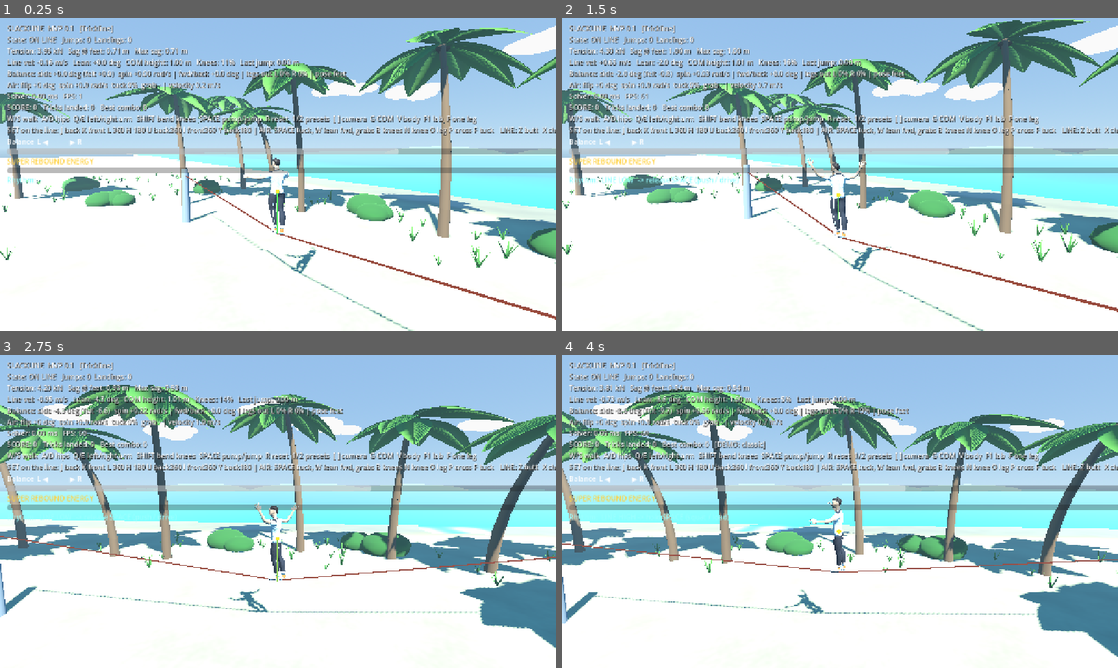
Above: before the commit, frames 1-4 (two rows, left to right).
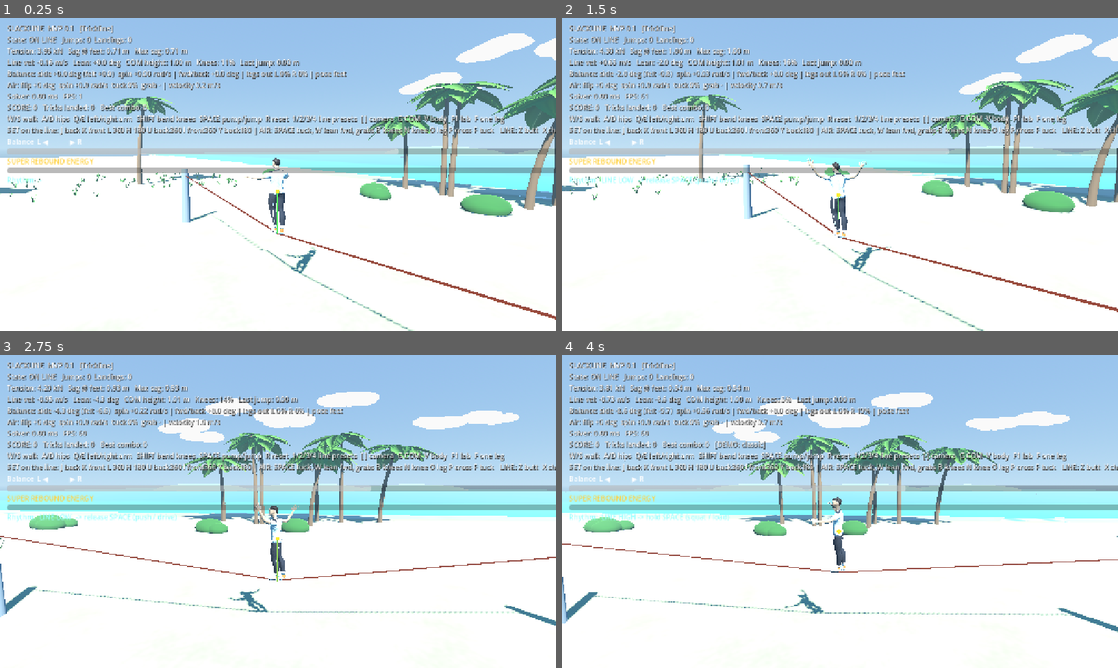
Above: after the commit, the same moments.

Repository: michaelemur/slackline
Game: Godot game, scene res://scenes/main.tscn
The game is run twice, just before and just after one commit, with the same random seed, the same clock (stepped at 60 frames per second) and the same inputs.
Inputs (mouse positions are in pixels of both pictures, inside the frame that each line leads up to):
- Up to frame 1 (0.25 s): no input
- Up to frame 2 (1.5 s): tap Enter at 0.5 s; move the mouse to (962, 158) at 0.52 s; hold E (arm_right) 0.53-1.25 s; hold Shift (knees) 0.53-1.25 s; click (962, 158) at 0.67 s; drag from (728, 190) to (812, 237) at 1.27 s
- Up to frame 3 (2.75 s): move the mouse to (333, 442) at 2.02 s; hold E (arm_right) from 2.03 s (still down); hold [ (cam_orbit_left) from 2.03 s (still down); tap Shift (knees) at 2.3 s
- Up to frame 4 (4 s): release E (arm_right) at 2.75 s; release [ (cam_orbit_left) at 2.75 s; drag from (812, 574) to (673, 464) at 2.77 s; move the mouse to (1006, 558) at 3.52 s; hold Q (arm_left) from 3.53 s (still down); hold T (demo_toggle) from 3.53 s (still down); tap Shift (knees) at 3.8 s

The runs differ from the first frame. In frame 1, 21% of the frame differs, in the area x 0-100%, y 2-80%; in frame 2, 21%; in frame 3, 28%, in the area x 0-100%, y 9-94%; in frame 4, 27%.

Commit message:
Add trickline length presets and beach clearance

Diff:
--- /dev/null
+++ b/resources/presets/trickline_30m.tres
@@ -0,0 +1,18 @@
+[gd_resource type="Resource" script_class="SlacklineParams" format=3]
+
+[ext_resource type="Script" path="res://scripts/slackline/slackline_params.gd" id="1_params"]
+
+[resource]
+script = ExtResource("1_params")
+preset_name = "Trickline 30m"
+length = 30.0
+anchor_height = 2.2
+segments = 72
+pretension = 3600.0
+stiffness_ea = 75000.0
+mass_per_meter = 0.09
+width = 0.05
+damping_mass = 0.12
+damping_stiffness = 0.017
+substeps = 4
+color = Color(0.95, 0.32, 0.08, 1)
--- /dev/null
+++ b/resources/presets/trickline_40m.tres
@@ -0,0 +1,18 @@
+[gd_resource type="Resource" script_class="SlacklineParams" format=3]
+
+[ext_resource type="Script" path="res://scripts/slackline/slackline_params.gd" id="1_params"]
+
+[resource]
+script = ExtResource("1_params")
+preset_name = "Trickline 40m"
+length = 40.0
+anchor_height = 2.2
+segments = 96
+pretension = 3600.0
+stiffness_ea = 75000.0
+mass_per_meter = 0.09
+width = 0.05
+damping_mass = 0.12
+damping_stiffness = 0.017
+substeps = 4
+color = Color(0.95, 0.32, 0.08, 1)
--- a/scripts/core/input_setup.gd
+++ b/scripts/core/input_setup.gd
@@ -20,6 +20,8 @@
 	"toggle_lab": [KEY_F1, KEY_TAB],
 	"preset_trickline": [KEY_1],
 	"preset_standard": [KEY_2],
+	"preset_trickline_30m": [KEY_3],
+	"preset_trickline_40m": [KEY_4],
 	"cam_orbit_left": [KEY_BRACKETLEFT, KEY_9],
 	"cam_orbit_right": [KEY_BRACKETRIGHT, KEY_0],
 	"arm_left": [KEY_Q],
--- a/scripts/main.gd
+++ b/scripts/main.gd
@@ -30,6 +30,7 @@
 	camera_rig.snap()
 	lab.bind(line, athlete)
 	_add_touch_controls()
+	line.rebuilt.connect(_on_line_rebuilt)
 	demo.name = "DemoPilot"
 	demo.athlete = athlete
 	add_child(demo)
@@ -80,7 +81,11 @@
 	elif event.is_action_pressed("toggle_lab"):
 		lab.toggle()
 	elif event.is_action_pressed("preset_trickline"):
-		load_preset(LabPanel.PRESETS["Trickline"])
+		load_preset(LabPanel.PRESETS["Trickline 15m"])
+	elif event.is_action_pressed("preset_trickline_30m"):
+		load_preset(LabPanel.PRESETS["Trickline 30m"])
+	elif event.is_action_pressed("preset_trickline_40m"):
+		load_preset(LabPanel.PRESETS["Trickline 40m"])
 	elif event.is_action_pressed("preset_standard"):
 		load_preset(LabPanel.PRESETS["Standard"])
 
@@ -88,9 +93,15 @@
 func load_preset(path: String) -> void:
 	line.apply_preset(load(path) as SlacklineParams)
 	athlete.reset_to_line(line.chord_length() * 0.5)
-	camera_rig.set_forward(line.axis())
 	camera_rig.snap()
 	lab.bind(line, athlete)
+
+
+func _on_line_rebuilt() -> void:
+	if beach != null:
+		beach.call("configure_for_line_length", line.chord_length())
+	if camera_rig != null:
+		camera_rig.set_forward(line.axis())
 
 
 # preloaded (not class_name) so a freshly copied project runs before the
@@ -107,7 +118,7 @@
 func _build_environment() -> void:
 	beach = BeachScript.new()
 	beach.name = "Beach"
-	beach.set("line_length", line.chord_length())
+	beach.call("configure_for_line_length", line.chord_length())
 	studio = _build_studio()
 	add_child(beach)
 	# Floor collider for falls (shared by both looks). No mattress.
--- a/scripts/ui/lab_panel.gd
+++ b/scripts/ui/lab_panel.gd
@@ -7,7 +7,9 @@
 signal reset_requested
 
 const PRESETS := {
-	"Trickline": "res://resources/presets/trickline.tres",
+	"Trickline 15m": "res://resources/presets/trickline.tres",
+	"Trickline 30m": "res://resources/presets/trickline_30m.tres",
+	"Trickline 40m": "res://resources/presets/trickline_40m.tres",
 	"Standard": "res://resources/presets/standard.tres",
 }
 
@@ -23,6 +25,7 @@
 var _energy_bar: ProgressBar
 var _panel: PanelContainer
 var _sliders: VBoxContainer
+var _line_length_options: OptionButton
 var _rebuild_pending: bool = false
 
 
@@ -36,6 +39,12 @@
 func bind(l: Slackline, a: Athlete) -> void:
 	line = l
 	athlete = a
+	if _line_length_options != null:
+		var preset_lengths := [15.0, 30.0, 40.0]
+		for i in preset_lengths.size():
+			if is_equal_approx(line.params.length, preset_lengths[i]):
+				_line_length_options.select(i)
+				break
 	_populate_sliders()
 
 
@@ -56,7 +65,7 @@
 		+ "Air: flip %+.0f deg  spin %+.1f rad/s  tuck %d%%  grab %s | velocity %.1f m/s\n" % [rad_to_deg(athlete.tricks.pitc …(216 unchanged characters)…
 		+ "Solver: %.2f ms   FPS: %d\n" % [line.last_step_ms, Engine.get_frames_per_second()]
 		+ "SCORE: %d   Tricks landed: %d   Best combo: %d%s\n" % [athlete.tricks.score, athlete.tricks.tricks_landed, athlete.tricks.best_combo, (("   [DEMO: %s]" % (demo_mode_fn.call() if demo_mode_fn.is_valid() else "")) if demo_enabled_fn.is_valid() and demo_enabled_fn.call() else "")]
-		+ "W/S walk  A/D hips  Q/E left/right arm  SHIFT bend knees  SPACE pump/jump  R reset  1/2 presets  [ ] camera  G COM  V body  F1 lab  F one leg\n"
+		+ "W/S walk  A/D hips  Q/E left/right arm  SHIFT bend knees  SPACE pump/jump  R reset  1/2/3/4 line presets  [ ] camera  G COM  V body  F1 lab  F one leg\n"
 		+ "SET on the line: J back K front L 360 H 180 U back360 I front360 Y back180 | AIR: SPACE tuck, W lean fwd, grabs B knees N knee O leg P cross F tuck   LINE: Z butt  X chest  C back bounce   T demo  M slow-mo  F3 REBOUND LAB  F4 MOCAP%s" % ("  [SLOW-MO]" if Engine.time_scale < 0.9 else ""))
 	var tr := athlete.tricks
 	if tr.message_time > 0.0:
@@ -163,15 +172,22 @@
 	root.add_child(title)
 	var row := HBoxContainer.new()
 	root.add_child(row)
-	for preset_name in PRESETS:
-		var b := Button.new()
-		b.text = preset_name
-		b.pressed.connect(func(): preset_requested.emit(PRESETS[preset_name]))
-		row.add_child(b)
+	_line_length_options = OptionButton.new()
+	_line_length_options.size_flags_horizontal = Control.SIZE_EXPAND_FILL
+	for preset_name in ["Trickline 15m", "Trickline 30m", "Trickline 40m"]:
+		_line_length_options.add_item(preset_name)
+		_line_length_options.set_item_metadata(_line_length_options.item_count - 1, PRESETS[preset_name])
+	_line_length_options.item_selected.connect(func(index: int):
+		preset_requested.emit(str(_line_length_options.get_item_metadata(index))))
+	row.add_child(_line_length_options)
+	var standard_button := Button.new()
+	standard_button.text = "Standard 18m"
+	standard_button.pressed.connect(func(): preset_requested.emit(PRESETS["Standard"]))
+	row.add_child(standard_button)
 	var rb := Button.new()
 	rb.text = "Reset athlete"
 	rb.pressed.connect(func(): reset_requested.emit())
-	row.add_child(rb)
+	root.add_child(rb)
 	_sliders = VBoxContainer.new()
 	root.add_child(_sliders)
 
--- a/scripts/world/beach_environment.gd
+++ b/scripts/world/beach_environment.gd
@@ -10,11 +10,17 @@
 ## toward +Z, so the ocean is placed at +Z behind the line.
 
 @export var line_length: float = 15.0
-@export var shore_z: float = 16.0          # where sand meets water
+@export var shore_z: float = 24.0          # where sand meets water
 @export var seed_value: int = 7
 
 var _clouds: Array[Node3D] = []
 var _rng := RandomNumberGenerator.new()
+var _layout_built: bool = false
+
+const MIN_LINE_CLEARANCE := 10.0
+const PALM_FOOTPRINT_RADIUS := 5.5
+const BUSH_FOOTPRINT_RADIUS := 2.5
+const GRASS_FOOTPRINT_RADIUS := 0.5
 
 const OCEAN_SHADER := """
 shader_type spatial;
@@ -82,6 +88,23 @@
 
 
 func _ready() -> void:
+	_rebuild_layout()
+
+
+func configure_for_line_length(length: float) -> void:
+	var next_length := maxf(length, 4.0)
+	var changed := not is_equal_approx(line_length, next_length)
+	line_length = next_length
+	shore_z = shore_for_line_length(next_length)
+	if _layout_built and changed:
+		_rebuild_layout()
+
+
+func _rebuild_layout() -> void:
+	for child in get_children():
+		remove_child(child)
+		child.queue_free()
+	_clouds.clear()
 	_rng.seed = seed_value
 	_build_sky()
 	_build_sand()
@@ -90,12 +113,67 @@
 	_build_palms()
 	_build_plants()
 	_build_clouds()
+	_layout_built = true
+
+
+static func shore_for_line_length(length: float) -> float:
+	# Keep the beach comfortably behind the clearance band. It grows slightly
+	# with the selected span so the background remains visually spacious.
+	return 24.0 + maxf(0.0, length - 15.0) * 0.05
+
+
+static func clearance_to_line(point: Vector3, length: float) -> float:
+	var closest_x := clampf(point.x, 0.0, maxf(length, 0.0))
+	return Vector2(point.x - closest_x, point.z).length()
+
+
+static func is_clear_of_line(point: Vector3, length: float, obstacle_radius: float = 0.0) -> bool:
+	return clearance_to_line(point, length) >= MIN_LINE_CLEARANCE + maxf(obstacle_radius, 0.0)
+
+
+static func palm_spots_for_length(length: float, seed: int = 7) -> Array[Vector3]:
+	var rng := RandomNumberGenerator.new()
+	rng.seed = seed
+	var spots: Array[Vector3] = []
+	for i in range(7):
+		var x := lerpf(0.0, length, float(i) / 6.0) + rng.randf_range(-1.2, 1.2)
+		spots.append(Vector3(x, 0.0, rng.randf_range(16.0, 21.0)))
+	spots.append(Vector3(-16.0, 0.0, 0.0))
+	spots.append(Vector3(length + 16.0, 0.0, 0.0))
+	spots.append(Vector3(-16.0, 0.0, -16.0))
+	spots.append(Vector3(length + 16.0, 0.0, -16.0))
+	return spots
+
+
+static func plant_spots_for_length(length: float) -> Array[Vector3]:
+	return [
+		Vector3(-14.0, 0.0, -14.0), Vector3(-13.0, 0.0, 14.0),
+		Vector3(length + 14.0, 0.0, -14.0), Vector3(length + 13.0, 0.0, 14.0),
+		Vector3(length * 0.25, 0.0, -14.0), Vector3(length * 0.5, 0.0, 14.0),
+		Vector3(length * 0.75, 0.0, -14.0), Vector3(length * 0.9, 0.0, 14.0),
+	]
+
+
+static func grass_spots_for_length(length: float, seed: int = 7, count: int = 260) -> Array[Vector3]:
+	var rng := RandomNumberGenerator.new()
+	rng.seed = seed
+	var spots: Array[Vector3] = []
+	for i in range(maxi(count, 0)):
+		var p := Vector3.ZERO
+		for attempt in range(16):
+			p = Vector3(rng.randf_range(-25.0, length + 25.0), 0.0, rng.randf_range(-22.0, 9.0))
+			if is_clear_of_line(p, length, GRASS_FOOTPRINT_RADIUS):
+				break
+		if not is_clear_of_line(p, length, GRASS_FOOTPRINT_RADIUS):
+			p.z = 10.75 if rng.randf() < 0.5 else -10.75
+		spots.append(p)
+	return spots
 
 
 func _process(delta: float) -> void:
 	for c in _clouds:
 		c.position.x += delta * c.get_meta("speed")
-		if c.position.x > 180.0:
+		if c.position.x > line_length + 140.0:
 			c.position.x = -160.0
 
 
@@ -226,14 +304,9 @@
 	nut_mat.albedo_color = Color(0.30, 0.22, 0.10)
 	# Where: behind the line (middle ground), at both ends, and a few in the
 	# foreground off to the sides so they never cover the athlete.
-	var spots: Array[Vector3] = []
-	for i in range(7):
-		spots.append(Vector3(-6.0 + i * 4.6 + _rng.randf_range(-1.2, 1.2), 0, _rng.randf_range(5.0, 11.0)))
-	spots.append(Vector3(-4.0, 0, -1.5))
-	spots.append(Vector3(line_length + 4.0, 0, 1.0))
-	spots.append(Vector3(-14.0, 0, -9.0))
-	spots.append(Vector3(line_length + 13.0, 0, -8.0))
-	for p in spots:
+	for p in palm_spots_for_length(line_length, seed_value):
+		if not is_clear_of_line(p, line_length, PALM_FOOTPRINT_RADIUS):
+			continue
 		_palm(p, _rng.randf_range(5.5, 8.5), trunk_mat, leaf_mat, frond, nut_mat)
 
 
@@ -331,10 +404,9 @@
 	bush.height = 2.0
 	bush.radial_segments = 10
 	bush.rings = 5
-	var spots := [Vector3(-8, 0, -4), Vector3(-10, 0, 3), Vector3(line_length + 7, 0, -3),
-		Vector3(line_length + 9, 0, 4), Vector3(3, 0, 9), Vector3(11, 0, 8),
-		Vector3(-16, 0, -6), Vector3(line_length + 16, 0, -5)]
-	for p in spots:
+	for p in plant_spots_for_length(line_length):
+		if not is_clear_of_line(p, line_length, BUSH_FOOTPRINT_RADIUS):
+			continue
 		for k in range(3):
 			var b := MeshInstance3D.new()
 			b.mesh = bush
@@ -352,12 +424,10 @@
 	var mm := MultiMesh.new()
 	mm.transform_format = MultiMesh.TRANSFORM_3D
 	mm.mesh = _tuft_mesh()
-	mm.instance_count = 260
+	var grass_spots := grass_spots_for_length(line_length, seed_value, 260)
+	mm.instance_count = grass_spots.size()
 	for i in range(mm.instance_count):
-		var p := Vector3(_rng.randf_range(-25, line_length + 25), 0, _rng.randf_range(-22, 9))
-		# keep the strip under the line and the camera's view of it clear
-		if p.z > -3.5 and p.z < 3.5 and p.x > -2.0 and p.x < line_length + 2.0:
-			p.z += 7.0 * signf(p.z + 0.01)
+		var p: Vector3 = grass_spots[i]
 		var b := Basis(Vector3.UP, _rng.randf() * TAU).scaled(Vector3.ONE * _rng.randf_range(0.6, 1.3))
 		mm.set_instance_transform(i, Transform3D(b, p))
 	var mmi := MultiMeshInstance3D.new()
@@ -394,7 +464,7 @@
 	sp.rings = 5
 	for i in range(7):
 		var c := Node3D.new()
-		c.position = Vector3(_rng.randf_range(-150, 170), _rng.randf_range(45, 70), _rng.randf_range(160, 260))
+		c.position = Vector3(_rng.randf_range(-150, line_length + 130.0), _rng.randf_range(45, 70), _rng.randf_range(160, 260))
 		c.set_meta("speed", _rng.randf_range(0.6, 1.4))
 		for k in range(4):
 			var puff := MeshInstance3D.new()
--- a/tests/run_tests.gd
+++ b/tests/run_tests.gd
@@ -15,6 +15,7 @@
 	"res://tests/test_cinematic.gd",
 	"res://tests/test_touch_controls.gd",
 	"res://tests/test_progression.gd",
+	"res://tests/test_line_config.gd",
 ]
 const SMOKE := "res://tests/test_gameplay_smoke.gd"
 
--- a/tests/test_gameplay_smoke.gd
+++ b/tests/test_gameplay_smoke.gd
@@ -259,7 +259,22 @@
 		_check(athlete.state != Athlete.State.FALLEN,
 			"failed chest push recovers to a supported state")
 		athlete.pose_push_reach = 0.35
-	if _at(77.0, "end"):
+	if _at(77.0, "line_30m"):
+		main.load_preset("res://resources/presets/trickline_30m.tres")
+		var beach := main.get_node("Beach")
+		_check(absf(line.chord_length() - 30.0) < 0.01 and absf(beach.line_length - 30.0) < 0.01,
+			"selecting 30 m rebuilds both the physical span and beach layout")
+	if _at(77.2, "line_40m"):
+		main.load_preset("res://resources/presets/trickline_40m.tres")
+		var beach := main.get_node("Beach")
+		_check(absf(line.chord_length() - 40.0) < 0.01 and absf(beach.line_length - 40.0) < 0.01,
+			"selecting 40 m rebuilds both the physical span and beach layout")
+	if _at(77.4, "line_15m"):
+		main.load_preset("res://resources/presets/trickline.tres")
+		var beach := main.get_node("Beach")
+		_check(absf(line.chord_length() - 15.0) < 0.01 and absf(beach.line_length - 15.0) < 0.01,
+			"returning to 15 m restores the matching beach layout")
+	if _at(77.6, "end"):
 		_check(line.solver.is_finite_state(), "solver state finite")
 		# 99th percentile: single spikes on a shared/loaded machine are not the solver
 		_steps_ms.sort()
--- /dev/null
+++ b/tests/test_line_config.gd
@@ -0,0 +1,59 @@
+extends TestCase
+
+const BeachScript := preload("res://scripts/world/beach_environment.gd")
+const LENGTHS := [15.0, 30.0, 40.0]
+const PRESET_PATHS := [
+	"res://resources/presets/trickline.tres",
+	"res://resources/presets/trickline_30m.tres",
+	"res://resources/presets/trickline_40m.tres",
+]
+
+
+func test_trickline_presets_cover_supported_lengths_with_consistent_segments() -> void:
+	for i in LENGTHS.size():
+		var params := load(PRESET_PATHS[i]) as SlacklineParams
+		check(params != null, "supported length preset loads")
+		if params == null:
+			continue
+		check(params.preset_name.begins_with("Trickline"), "all supported spans stay in Trickline category")
+		check(is_equal_approx(params.length, LENGTHS[i]), "preset length matches %s m" % str(LENGTHS[i]))
+		check(params.length / float(params.segments) <= 0.5,
+			"line discretization stays at or below 0.5 m per segment (%s m)" % str(LENGTHS[i]))
+
+
+func test_authored_palm_and_plant_layouts_clear_all_supported_lines() -> void:
+	for length in LENGTHS:
+		for p in BeachScript.palm_spots_for_length(length):
+			check(BeachScript.is_clear_of_line(p, length, 5.5),
+				"palm footprint clears %s m line at %s" % [str(length), str(p)])
+		for p in BeachScript.plant_spots_for_length(length):
+			check(BeachScript.is_clear_of_line(p, length, 2.5),
+				"bush footprint clears %s m line at %s" % [str(length), str(p)])
+
+
+func test_procedural_grass_stays_outside_clearance_band() -> void:
+	for length in LENGTHS:
+		for p in BeachScript.grass_spots_for_length(length, 93, 260):
+			check(BeachScript.is_clear_of_line(p, length, 0.5),
+				"grass footprint clears %s m line at %s" % [str(length), str(p)])
+
+
+func test_clearance_math_measures_from_the_segment_and_endpoints() -> void:
+	near(BeachScript.clearance_to_line(Vector3(15.0, 0.0, 0.0), 30.0), 0.0, 0.001,
+		"point on the span has no clearance")
+	near(BeachScript.clearance_to_line(Vector3(-6.0, 0.0, 8.0), 30.0), 10.0, 0.001,
+		"endpoint clearance uses planar distance")
+	near(BeachScript.clearance_to_line(Vector3(36.0, 0.0, 8.0), 30.0), 10.0, 0.001,
+		"far endpoint clearance uses planar distance")
+	check(not BeachScript.is_clear_of_line(Vector3(15.0, 0.0, 9.9), 30.0),
+		"inside the ten metre band is rejected")
+	check(BeachScript.is_clear_of_line(Vector3(15.0, 0.0, 10.1), 30.0),
+		"outside the ten metre band is accepted")
+
+
+func test_environment_configuration_tracks_selected_span() -> void:
+	var beach: BeachEnvironment = BeachScript.new()
+	beach.configure_for_line_length(40.0)
+	check(is_equal_approx(beach.line_length, 40.0), "environment records 40 m span")
+	check(beach.shore_z > 24.0, "shoreline adapts slightly to the longer span")
+	beach.free()
Not shown, added: tests/test_line_config.gd.uid
Not shown, changed: docs/AUTONOMOUS_DEVELOPMENT_LOG.md
